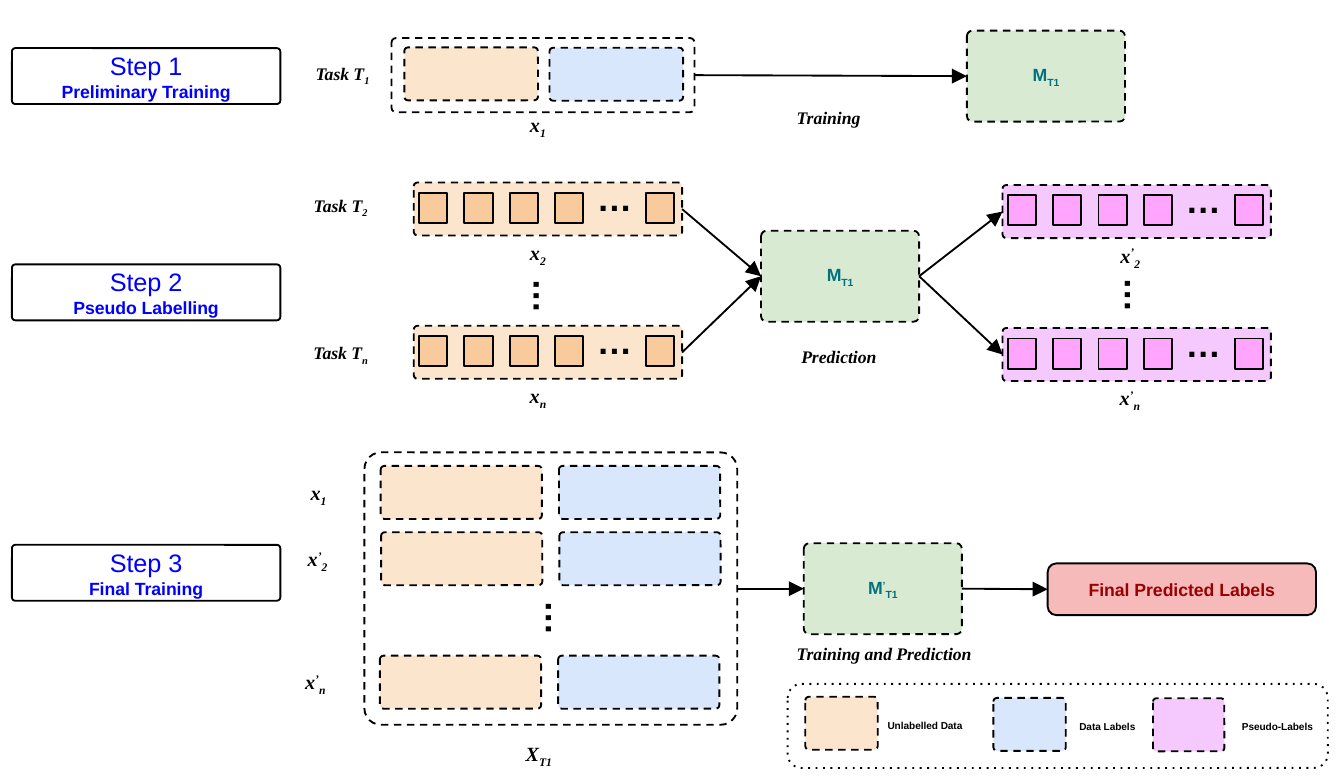
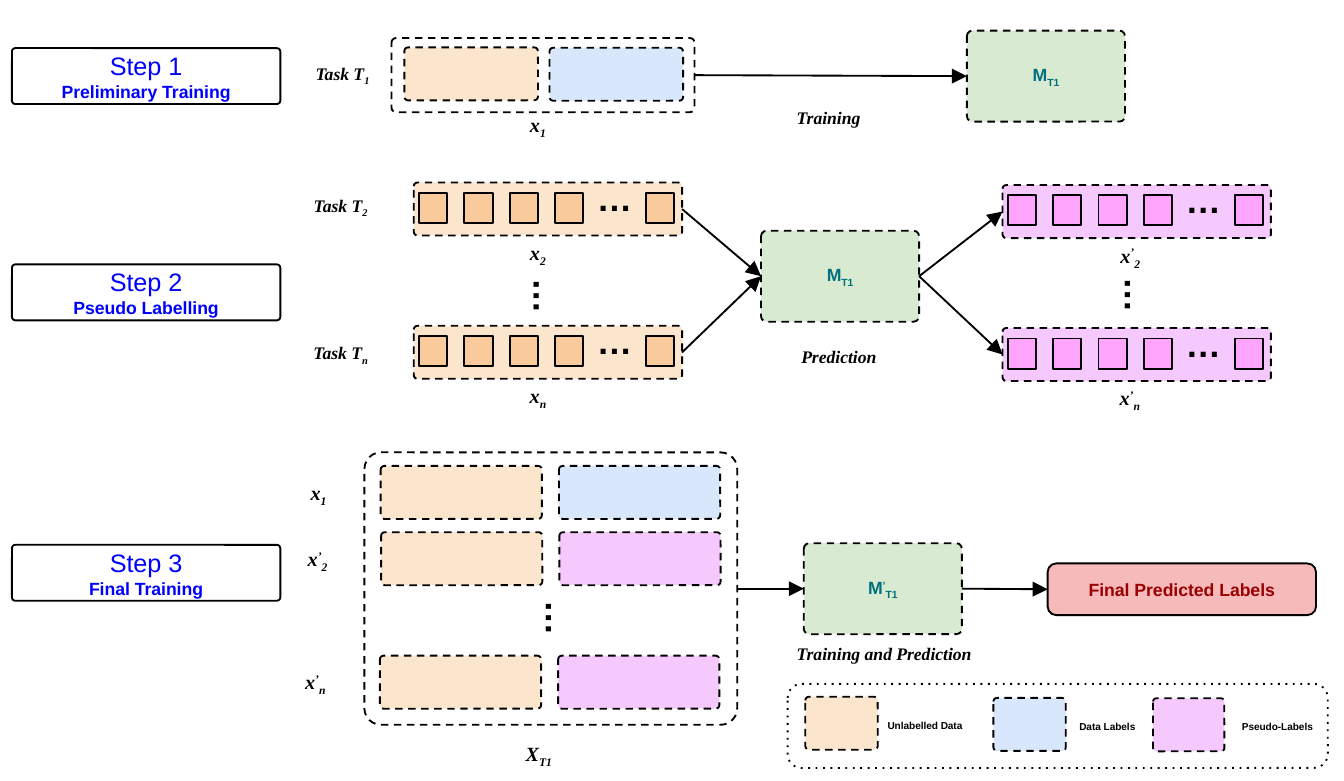
Before and after one commit to victor7246/Hinglish_Hate_Detection, a slide deck: slide 2 of results/CM - Diagram.pptx. Drawn at 1344x781 pixels with LibreOffice and Linux fonts; fonts in the diff are those of the drawing. Boxes give left, top, right and bottom in pixels: in the first picture for what was removed or moved away, otherwise in the second. Text is boxed around its words. In the diff, an @@ line names an element or a change of style, - is before the commit and + after.

```diff
--- a/results/CM - Diagram.pptx
+++ b/results/CM - Diagram.pptx
@@ rounded rectangle at (559, 532, 721, 585): fill #D9E7FD to #F6C9FE @@
@@ rounded rectangle at (558, 656, 719, 708): fill #D9E7FD to #F6C9FE @@
```
Also in this commit, not shown: 1 other slide changed, 3 other files.
